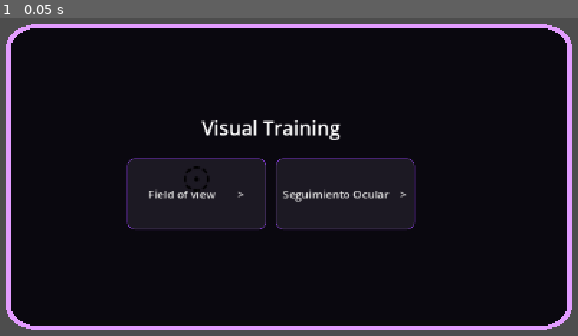
Above: before the commit, frame 1.
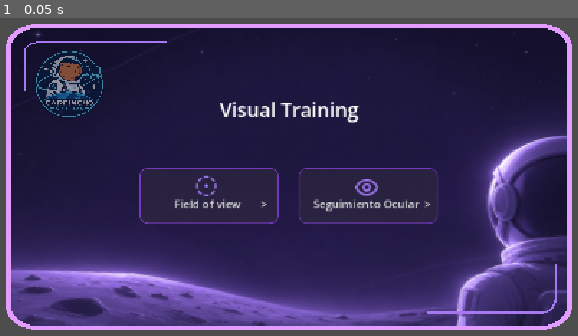
Above: after the commit, the same moment.

Repository: bionabesube/carpincho-orbital
Game: Godot game, scene res://main.tscn
Same seed, same stepped clock (60 frames per second), same inputs: the game is played once before the commit and once after it.
Inputs:
- Up to frame 1 (0.05 s): no input

The runs differ from the first frame. In frame 1, 89% of the frame differs, in the area x 1-99%, y 3-97%.

Commit message:
pantalla principal

Diff:
--- /dev/null
+++ b/visor/images/circle-dot-dashed-blanco.svg
@@ -0,0 +1 @@
+<svg xmlns="http://www.w3.org/2000/svg" width="24" height="24" viewBox="0 0 24 24" fill="none" stroke="#FFFFFF" stroke-width="2" stroke-linecap="round" stroke-linejoin="round" class="lucide lucide-circle-dot-dashed preview-icon"><path d="M10.1 2.18a9.93 9.93 0 0 1 3.8 0"/><path d="M17.6 3.71a9.95 9.95 0 0 1 2.69 2.7"/><path d="M21.82 10.1a9.93 9.93 0 0 1 0 3.8"/><path d="M20.29 17.6a9.95 9.95 0 0 1-2.7 2.69"/><path d="M13.9 21.82a9.94 9.94 0 0 1-3.8 0"/><path d="M6.4 20.29a9.95 9.95 0 0 1-2.69-2.7"/><path d="M2.18 13.9a9.93 9.93 0 0 1 0-3.8"/><path d="M3.71 6.4a9.95 9.95 0 0 1 2.7-2.69"/><circle cx="12" cy="12" r="1"/></svg>
--- /dev/null
+++ b/visor/images/eye-blanco.svg
@@ -0,0 +1 @@
+<svg xmlns="http://www.w3.org/2000/svg" width="24" height="24" viewBox="0 0 24 24" fill="none" stroke="#FFFFFF" stroke-width="2" stroke-linecap="round" stroke-linejoin="round" class="lucide lucide-eye preview-icon"><path d="M2.062 12.348a1 1 0 0 1 0-.696 10.75 10.75 0 0 1 19.876 0 1 1 0 0 1 0 .696 10.75 10.75 0 0 1-19.876 0"/><circle cx="12" cy="12" r="3"/></svg>
--- a/visor/main.tscn
+++ b/visor/main.tscn
@@ -9,12 +9,18 @@
 [node name="Camera3D" type="Camera3D" parent="." unique_id=1514732898]
 
 [node name="MainMenu" parent="Camera3D" unique_id=885838846 instance=ExtResource("1_0xm2m")]
-offset_left = 200.0
-offset_top = 200.0
-offset_right = 200.0
-offset_bottom = 200.0
 
 [node name="Screen" parent="." unique_id=1347283870 instance=ExtResource("1_ig7tw")]
 transform = Transform3D(1, 0, 0, 0, -1, 8.742278e-08, 0, -8.742278e-08, -1, 0, 0, -2)
 curvatura = 0.35
 radio_esquinas = 0.18
+
+[node name="Line2D" type="Line2D" parent="Screen" unique_id=569228088]
+points = PackedVector2Array(195, 200, 195, 145, 197, 139, 201, 134, 207, 131, 215, 130, 400, 130)
+width = 2.0
+default_color = Color(0.65767854, 0.4699508, 0.94138944, 1)
+
+[node name="Line2D2" type="Line2D" parent="Screen" unique_id=49985033]
+points = PackedVector2Array(775, 520, 940, 520, 948, 518, 954, 514, 958, 508, 960, 500, 960, 450)
+width = 3.0
+default_color = Color(0.65882355, 0.47058824, 0.9411765, 1)
--- a/visor/main_menu.tscn
+++ b/visor/main_menu.tscn
@@ -1,6 +1,8 @@
 [gd_scene format=3 uid="uid://c1xhybhmndtdd"]
 
-[ext_resource type="Texture2D" uid="uid://jlgmjrlij08a" path="res://images/circle-dot-dashed.svg" id="1_06t4h"]
+[ext_resource type="Texture2D" uid="uid://dtpdb1eyqa8de" path="res://images/circle-dot-dashed-blanco.svg" id="1_fu7sn"]
+[ext_resource type="Texture2D" uid="uid://nmkwissj6wid" path="res://images/Logo orbital del carpincho astronauta.png" id="2_7vrkn"]
+[ext_resource type="Texture2D" uid="uid://dauioope3yjn" path="res://images/eye-blanco.svg" id="2_jix8l"]
 
 [sub_resource type="StyleBoxFlat" id="StyleBoxFlat_h0b3p"]
 bg_color = Color(0.2, 0.18039216, 0.23529412, 0.44705883)
@@ -26,8 +28,10 @@
 
 [node name="VBoxContainer" type="VBoxContainer" parent="." unique_id=672796828]
 layout_mode = 0
-offset_right = 700.0
-offset_bottom = 200.0
+offset_left = 226.0
+offset_top = 190.0
+offset_right = 926.0
+offset_bottom = 390.0
 alignment = 1
 
 [node name="Label" type="Label" parent="VBoxContainer" unique_id=1570734691]
@@ -39,11 +43,13 @@
 horizontal_alignment = 1
 
 [node name="HBoxContainer" type="HBoxContainer" parent="VBoxContainer" unique_id=1322043358]
+custom_minimum_size = Vector2(0, 80)
 layout_mode = 2
-size_flags_vertical = 3
-size_flags_stretch_ratio = 0.0
 offset_transform_enabled = true
-theme_override_constants/separation = 14
+offset_transform_position = Vector2(0, 40)
+offset_transform_pivot_ratio = Vector2(0, 0)
+offset_transform_visual_only = false
+theme_override_constants/separation = 29
 alignment = 1
 
 [node name="FieldOfView" type="Button" parent="VBoxContainer/HBoxContainer" unique_id=792173352]
@@ -53,7 +59,8 @@
 theme_override_styles/normal = SubResource("StyleBoxFlat_h0b3p")
 theme_override_styles/pressed = SubResource("StyleBoxFlat_h0b3p")
 theme_override_styles/hover = SubResource("StyleBoxFlat_h0b3p")
-text = "Field of view        >"
+text = "
+        Field of view       >"
 icon_alignment = 1
 vertical_icon_alignment = 0
 
@@ -63,14 +70,15 @@
 layout_mode = 0
 offset_left = 80.0
 offset_top = 10.0
-offset_right = 120.0
-offset_bottom = 50.0
+offset_right = 110.0
+offset_bottom = 40.0
+scale = Vector2(0.8, 0.8)
 
 [node name="TextureRect" type="TextureRect" parent="VBoxContainer/HBoxContainer/FieldOfView/Panel" unique_id=1599669706]
 layout_mode = 0
 offset_right = 40.0
 offset_bottom = 40.0
-texture = ExtResource("1_06t4h")
+texture = ExtResource("1_fu7sn")
 
 [node name="Button2" type="Button" parent="VBoxContainer/HBoxContainer" unique_id=2081987669]
 custom_minimum_size = Vector2(200, 0)
@@ -79,4 +87,38 @@
 theme_override_styles/normal = SubResource("StyleBoxFlat_h0b3p")
 theme_override_styles/pressed = SubResource("StyleBoxFlat_h0b3p")
 theme_override_styles/hover = SubResource("StyleBoxFlat_h0b3p")
-text = "Seguimiento Ocular    >"
+text = "
+   Seguimiento Ocular  >"
+
+[node name="Panel" type="Panel" parent="VBoxContainer/HBoxContainer/Button2" unique_id=37555301]
+modulate = Color(0.6156863, 0.4627451, 0.93333334, 1)
+self_modulate = Color(1, 1, 1, 0)
+layout_mode = 0
+offset_left = 80.0
+offset_top = 10.0
+offset_right = 120.0
+offset_bottom = 50.0
+scale = Vector2(0.9, 0.9)
+
+[node name="TextureRect" type="TextureRect" parent="VBoxContainer/HBoxContainer/Button2/Panel" unique_id=305435146]
+layout_mode = 0
+offset_right = 40.0
+offset_bottom = 40.0
+texture = ExtResource("2_jix8l")
+
+[node name="Panel" type="Panel" parent="." unique_id=682559917]
+self_modulate = Color(1, 1, 1, 0)
+layout_mode = 0
+offset_left = 200.0
+offset_top = 130.0
+offset_right = 320.0
+offset_bottom = 250.0
+
+[node name="TextureRect" type="TextureRect" parent="Panel" unique_id=838103619]
+self_modulate = Color(1, 1, 1, 0.54901963)
+layout_mode = 0
+offset_right = 120.0
+offset_bottom = 120.0
+texture = ExtResource("2_7vrkn")
+expand_mode = 1
+stretch_mode = 5
--- a/visor/screen.gd
+++ b/visor/screen.gd
@@ -45,14 +45,25 @@
 
 	for i in range(interior.size()):
 		var siguiente = (i + 1) % interior.size()
-		superficie.add_vertex(Vector3.ZERO)
-		superficie.add_vertex(punto_3d(interior[i]))
-		superficie.add_vertex(punto_3d(interior[siguiente]))
+
+		var puntos = [
+			Vector2.ZERO,
+			interior[i],
+			interior[siguiente]
+		]
+
+		for p in puntos:
+			var uv = Vector2(
+				p.x / ancho + 0.5,
+				p.y / alto + 0.5
+			)
+			superficie.set_uv(uv)
+			superficie.add_vertex(punto_3d(p))
 
 	var material = StandardMaterial3D.new()
 	material.shading_mode = BaseMaterial3D.SHADING_MODE_UNSHADED
-	material.albedo_color = Color("0f0d13ff")
-	material.cull_mode = BaseMaterial3D.CULL_DISABLED
+	material.albedo_color = Color.WHITE
+	material.albedo_texture = load("res://images/fondo.png")
 
 	var panel = MeshInstance3D.new()
 	panel.mesh = superficie.commit()
Binary file added: visor/images/Logo orbital del carpincho astronauta.png
Not shown, added: visor/images/Logo orbital del carpincho astronauta.png.import
Not shown, added: visor/images/circle-dot-dashed-blanco.svg.import
Not shown, added: visor/images/eye-blanco.svg.import
Binary file added: visor/images/fondo.png
Not shown, added: visor/images/fondo.png.import
